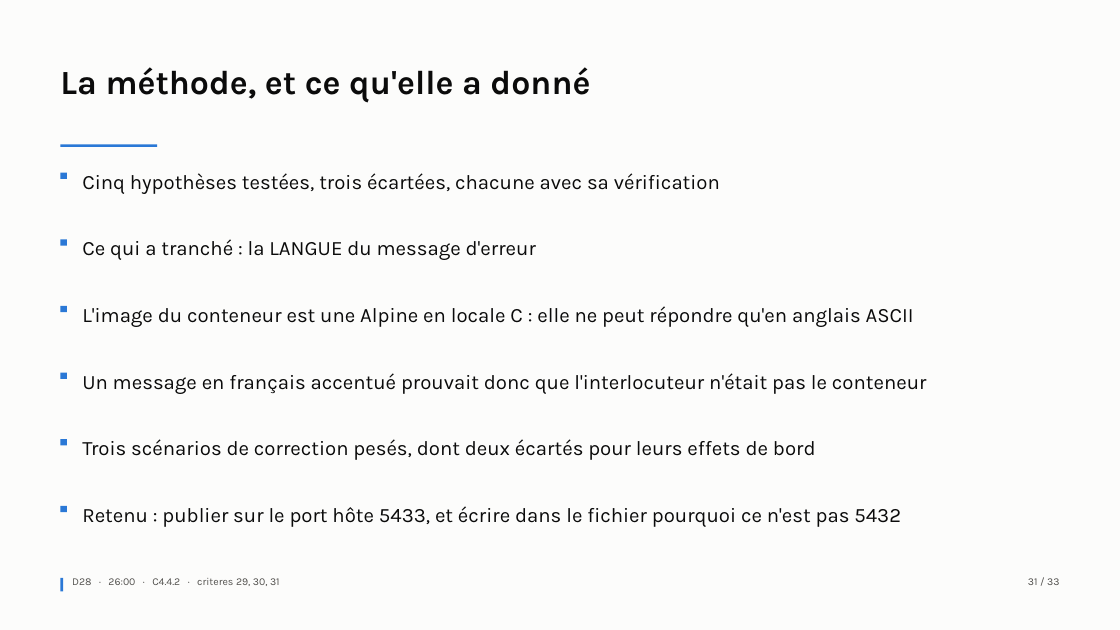
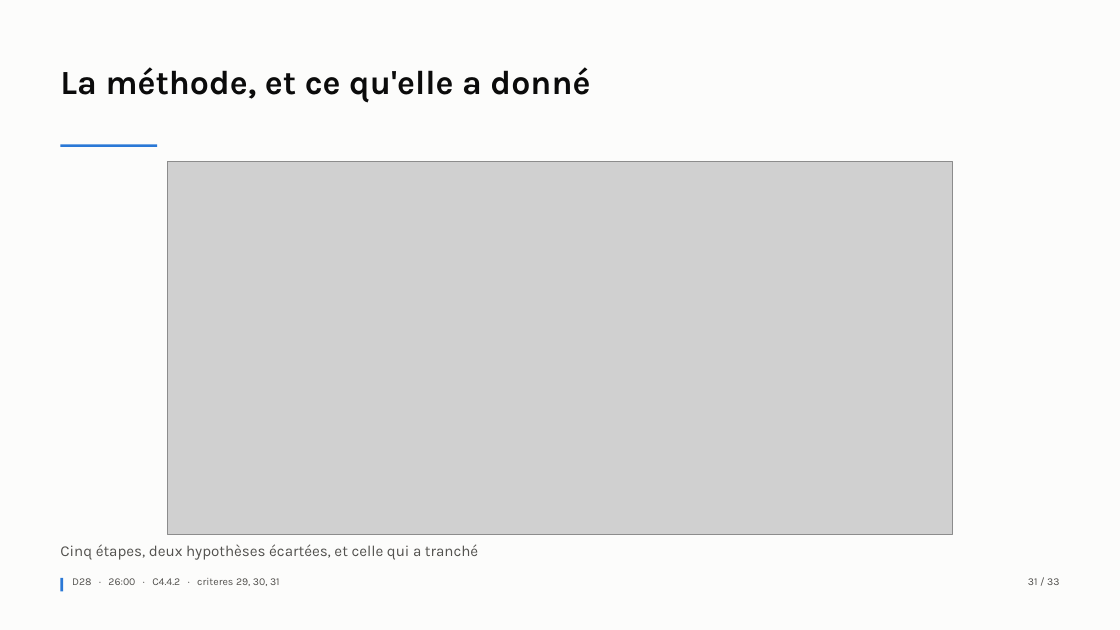
Before and after one commit to Mael8zinsou/gamelens-bloc4_0, a slide deck: slide 31 of docs/support_soutenance.pptx. Drawn at 1120x630 pixels with LibreOffice and Linux fonts; fonts in the diff are those of the drawing; grey boxes stand for pictures. Boxes give left, top, right and bottom in pixels: in the first picture for what was removed or moved away, otherwise in the second. Text is boxed around its words. In the diff, an @@ line names an element or a change of style, - is before the commit and + after.

```diff
--- a/docs/support_soutenance.pptx
+++ b/docs/support_soutenance.pptx
@@ rectangle removed at <box>60,173,66,179</box> @@
@@ text removed at <box>82,173,720,194</box> @@
-Cinq hypothèses testées, trois écartées, chacune avec sa vérification
@@ picture added at <box>167,161,954,534</box> @@
@@ rectangle removed at <box>60,239,66,245</box> @@
@@ text removed at <box>82,239,536,260</box> @@
-Ce qui a tranché : la LANGUE du message d'erreur
@@ rectangle removed at <box>60,306,66,312</box> @@
@@ text removed at <box>82,306,914,327</box> @@
-L'image du conteneur est une Alpine en locale C : elle ne peut répondre qu'en anglais ASCII
@@ rectangle removed at <box>60,372,66,378</box> @@
@@ text removed at <box>82,373,927,394</box> @@
-Un message en français accentué prouvait donc que l'interlocuteur n'était pas le conteneur
@@ rectangle removed at <box>60,439,66,445</box> @@
@@ text removed at <box>82,439,816,460</box> @@
-Trois scénarios de correction pesés, dont deux écartés pour leurs effets de bord
@@ rectangle removed at <box>60,506,66,512</box> @@
@@ text removed at <box>82,506,901,527</box> @@
-Retenu : publier sur le port hôte 5433, et écrire dans le fichier pourquoi ce n'est pas 5432
@@ text added at <box>60,544,478,560</box>, 13 pt, text #52514E @@
+Cinq étapes, deux hypothèses écartées, et celle qui a tranché
```
Also in this commit, not shown: 9 other slides changed, 7 other files.
